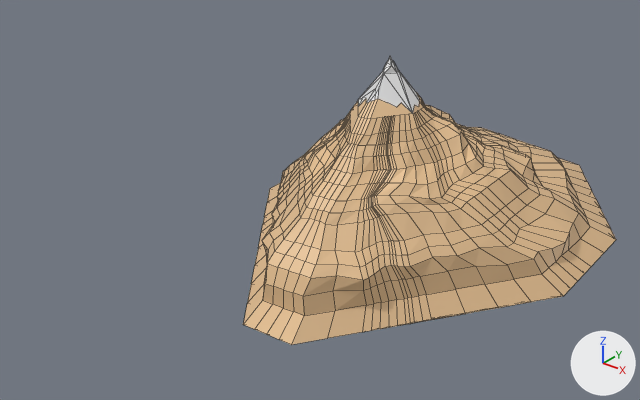
Before and after pictures for a commit that changed the Blender file TresFabulasGeniales/Assets/Modelos/Entorno/segundaHistoria/escena2/montaña 1.blend.
Rendered twice from a 50 mm lens placed at (540.0, -802.0, 303.0), pointed at (-53.0, -60.0, -157.0). Lighting does not change. The marker at lower right points along +X, +Y and +Z. Mesh edges are drawn as thin lines.

Before the edit, the objects in view are built like this:
```python
me_cylinder = bpy.data.meshes.new('Cylinder')
me_cylinder.from_pydata(...)  # 977 vertices, 956 faces; spans x -232.0..217.0, y -208.0..416.0, z -252.0..16.0
# faces by material slot: [914, 42]
me_cylinder.materials.append(mat_material_007)  # beige #e7c192
me_cylinder.materials.append(mat_material)  # white #e7e7e7
ob_cylinder = bpy.data.objects.new('Cylinder', me_cylinder)
ob_cylinder.location = (0.0, 0.0, 0.0)
```
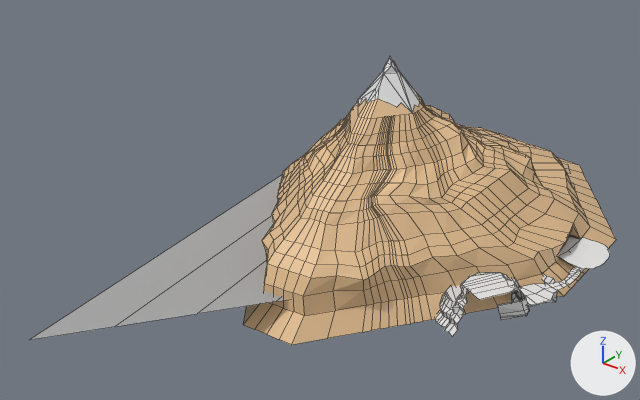
The change, as a diff of the scene's bpy script:
```diff
--- a/TresFabulasGeniales/Assets/Modelos/Entorno/segundaHistoria/escena2/montaña 1.blend.py
+++ b/TresFabulasGeniales/Assets/Modelos/Entorno/segundaHistoria/escena2/montaña 1.blend.py
@@ mat_material_004 @@
+mat_material_004 = principled_material('Material.004')
+mat_material_004.base_color = (0.393, 0.393, 0.393)  # grey #a8a8a8
@@ mat_material_002 @@
+mat_material_002 = principled_material('Material.002')
+mat_material_002.base_color = (0.8, 0.8, 0.8)  # white #e7e7e7
@@ me_cylinder @@
 # used by ob_cylinder; location = (0.0, 0.0, 0.0)
-me_cylinder.from_pydata(...)  # 977 vertices, 956 faces; spans x -232.0..217.0, y -208.0..416.0, z -252.0..16.0
+me_cylinder.from_pydata(...)  # 1404 vertices, 1253 faces; spans x -240.0..238.0, y -406.0..416.0, z -252.0..16.0
+# me_cylinder part 1: a new loose piece of 318 vertices spanning x 118.0..238.0, y -96.0..148.0, z -243.0..-187.0, in mat_material_002 (white #e7e7e7)
+# me_cylinder part 2: a new loose piece of 180 vertices spanning x -240.0..191.0, y -406.0..356.0, z -212.0, in mat_material_004 (grey #a8a8a8)
+# me_cylinder part 3
+# 81 vertices are removed from x -126.0..201.0, y -167.0..369.0, z -249.0..-212.0
+# 114 faces are deleted
+# 3 vertices move from x 130.0..172.0, y -47.0..8.0, z -217.0..-214.0 to x 132.0..175.0, y -47.0..8.0, z -218.0..-215.0
+# 12 vertices are added at x 99.0..193.0, y 86.0..142.0, z -214.0..-192.0
+# 16 new faces join them, mat_material_007 (beige #e7c192)
 me_cylinder.materials.append(mat_material_007)
 me_cylinder.materials.append(mat_material)
+me_cylinder.materials.append(mat_material_002)  # white #e7e7e7
+me_cylinder.materials.append(mat_material_004)  # grey #a8a8a8
```

Boxes (x1, y1, x2, y2) around the edits, measured in the pictures (640 x 400 px):
'Cylinder', reshaped (57% wider)
    before: (243, 56, 616, 345)
    after: (30, 56, 616, 345)
part 1 of me_cylinder, added
    after: (435, 237, 610, 336)
part 2 of me_cylinder, added
    after: (30, 164, 572, 340)
part 3 of me_cylinder, cut back
    both: (420, 214, 616, 320)
